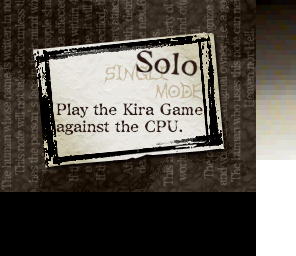
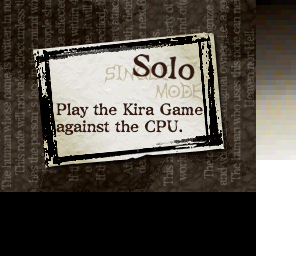
Layered file, before and after one edit (296x256). Changes by layer:
painted on "Solo" over [132,50,198,81]
